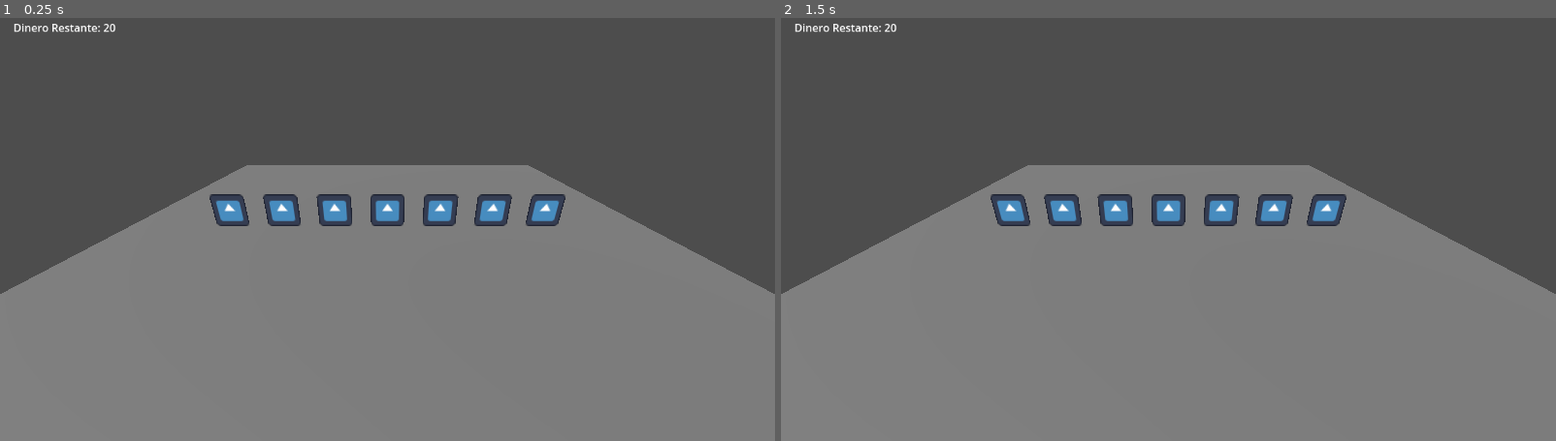
Above: before the commit, frames 1-2 (left to right).
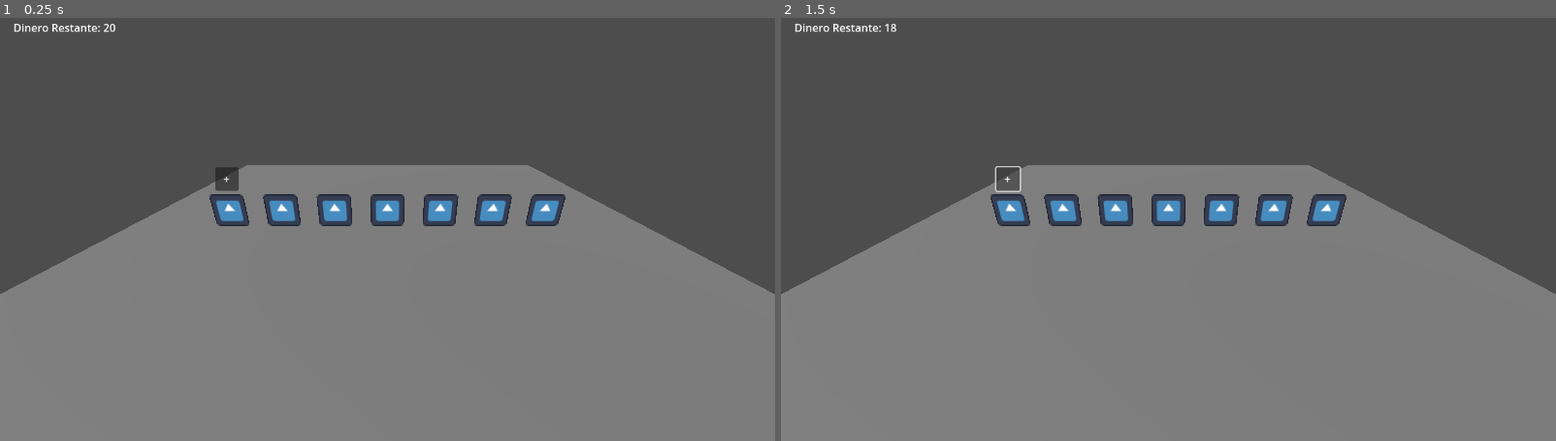
Above: after the commit, the same moments.

Repository: Francisco-GV/JuegoDelRey
Game: Godot game, scene res://mundo_principal.tscn
Same seed, same stepped clock (60 frames per second), same inputs: the game is played once before the commit and once after it. The engine's default icon, where the game draws it, is replaced by a stand-in: a white triangle on a blue panel in a dark square.
Inputs (mouse positions are in pixels of both pictures, inside the frame that each line leads up to):
- Up to frame 1 (0.25 s): no input
- Up to frame 2 (1.5 s): click (1005, 178) at 0.5 s, where only the run after the commit has a clickable "+"; click (1005, 178) at 1.25 s, where only the run after the commit has a clickable "+"

The runs differ from the first frame. In frame 1, 0.2% of the frame differs, in the area x 27-31%, y 35-41%; in frame 2, 0.2%.

Commit message:
feat(ui): Agrega botón de interacción para RolMadre

Diff:
--- a/mundo_principal.gd
+++ b/mundo_principal.gd
@@ -10,3 +10,14 @@
 
 func actualizar_etiqueta_dinero() -> void:
 	etiqueta_contador.text = "Dinero Restante: " + str(dinero_rey)
+
+
+func _on_btn_madre_pressed() -> void:
+	if dinero_rey >= 1:
+		dinero_rey -= 1
+
+		actualizar_etiqueta_dinero()
+
+		print("Se ha dado 1 moneda a madre. Dinero Restante: " + str(dinero_rey))
+	else:
+		print("No hay más dinero para repartir!")
--- a/mundo_principal.tscn
+++ b/mundo_principal.tscn
@@ -65,3 +65,13 @@
 offset_right = 172.0
 offset_bottom = 43.0
 text = "Dinero Restante: 20"
+
+[node name="BtnMadre" type="Button" parent="UI/Control"]
+layout_mode = 0
+offset_left = 320.0
+offset_top = 240.0
+offset_right = 355.0
+offset_bottom = 275.0
+text = "+"
+
+[connection signal="pressed" from="UI/Control/BtnMadre" to="." method="_on_btn_madre_pressed"]
